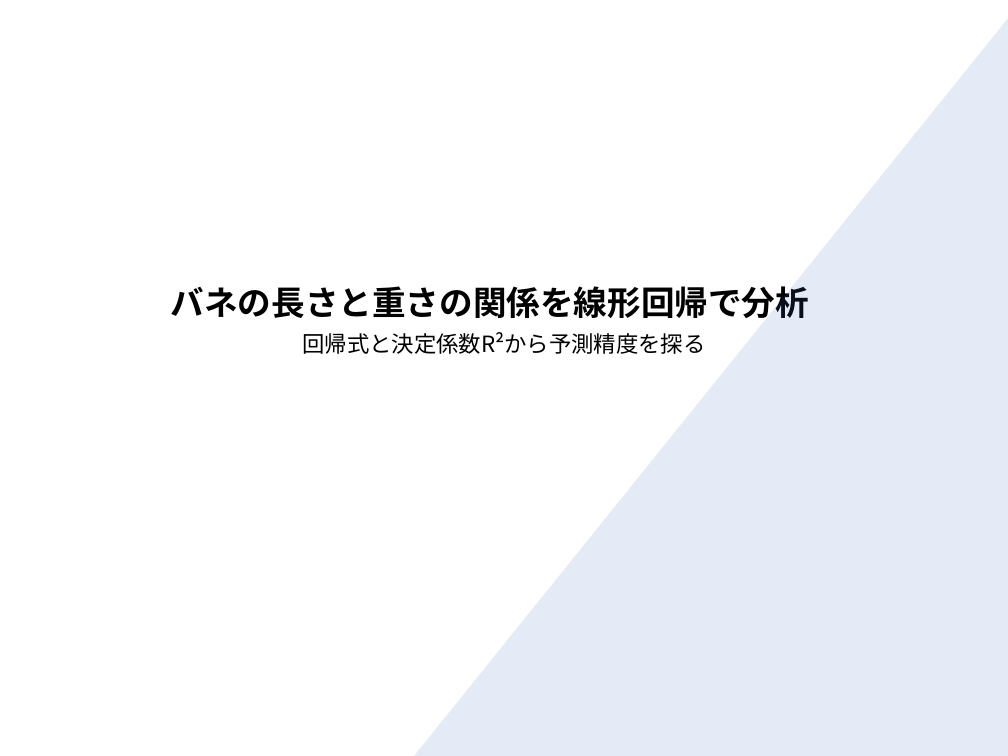
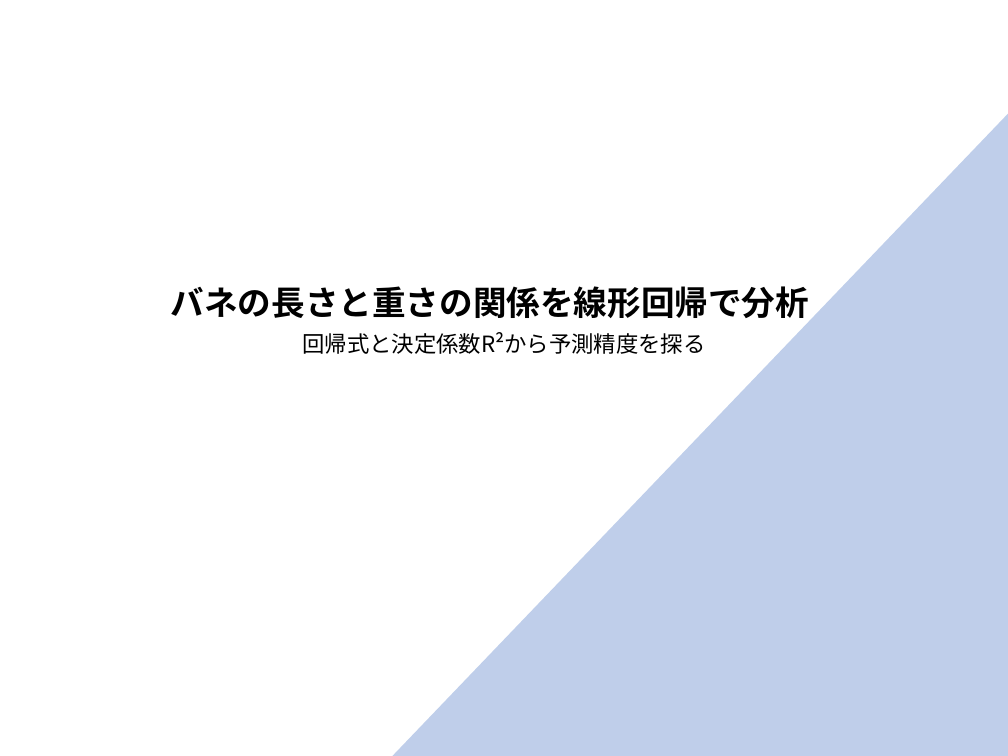
Before and after one commit to Yoshi-ystk/spring-regression-demo, a slide deck: slide 2 of slides/spring_regression.pptx. Drawn at 1008x756 pixels with LibreOffice and Linux fonts; fonts in the diff are those of the drawing. Boxes give left, top, right and bottom in pixels: in the first picture for what was removed or moved away, otherwise in the second. Text is boxed around its words. In the diff, an @@ line names an element or a change of style, - is before the commit and + after.

```diff
--- a/slides/spring_regression.pptx
+++ b/slides/spring_regression.pptx
@@ diag stripe removed at (398, 18, 1008, 756) @@
@@ right triangle added at (389, 112, 1008, 756), fill #4472C4 at 34% opacity @@
```
Also in this commit, not shown: 1 other slide changed.
